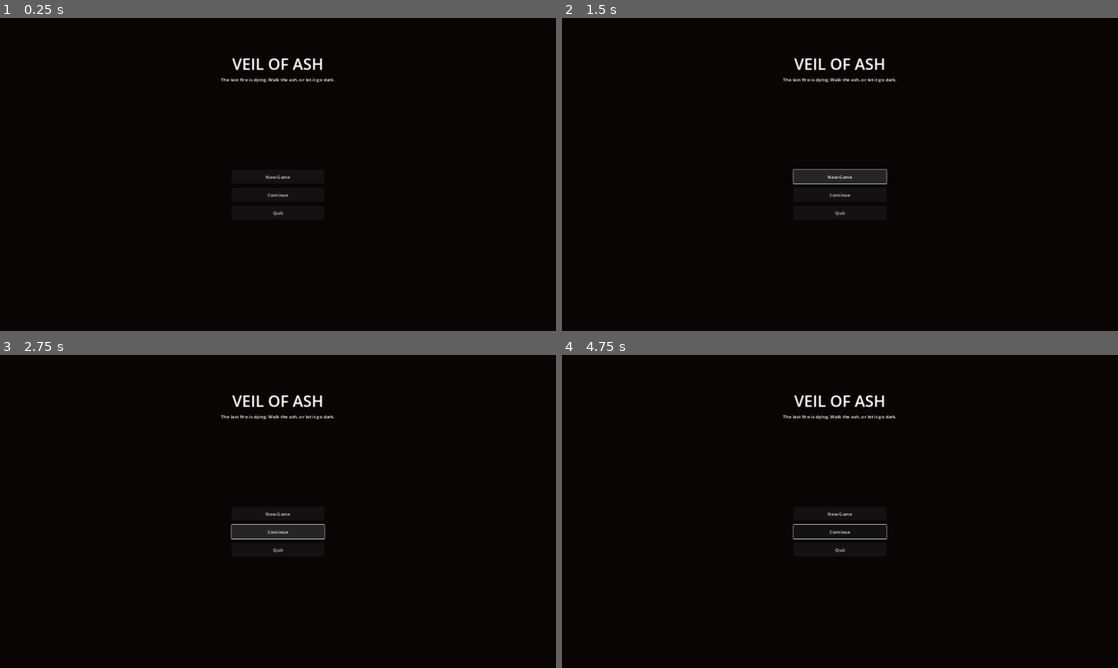
Above: before the commit, frames 1-4 (two rows, left to right).
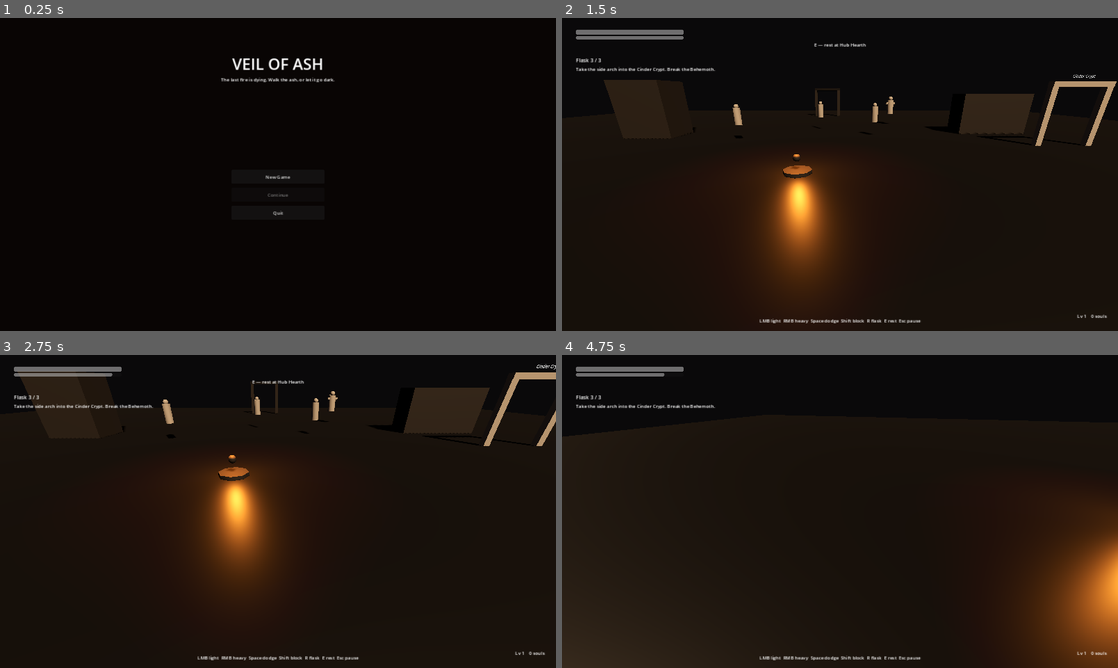
Above: after the commit, the same moments.

Repository: XalMorak/veil-of-ash
Game: Godot game, scene res://scenes/ui/title.tscn
Same seed, same stepped clock (60 frames per second), same inputs: the game is played once before the commit and once after it.
Inputs (mouse positions are in pixels of both pictures, inside the frame that each line leads up to):
- Up to frame 1 (0.25 s): no input
- Up to frame 2 (1.5 s): click "New Game" at 0.5 s; click (840, 177) at 1.25 s, where only the run before the commit has a clickable "New Game"
- Up to frame 3 (2.75 s): click (278, 530) at 2 s, where only the run before the commit has a clickable "Continue"
- Up to frame 4 (4.75 s): click (840, 530) at 2.75 s, where only the run before the commit has a clickable "Continue"; tap Enter at 3.5 s; move the mouse to (962, 495) at 3.52 s; hold D (move_right) 3.53-4.28 s; hold Shift (block) 3.53-4.28 s; move the mouse to (728, 527) at 4.27 s; hold S (move_back) from 4.28 s (still down); tap Space (dodge) at 4.35 s

The runs differ from the first frame. In frame 1, less than 0.1% of the frame differs, in the area x 48-52%, y 56-58%; in frame 2, 20%; in frame 3, 21%; in frame 4, 26%, in the area x 0-100%, y 3-100%.
Error before the commit: Invalid call. Nonexistent function 'has_save' in base 'Node (game.gd)'. (res://scripts/ui/title.gd:8)
Error after the commit: Trying to assign an array of type "Array" to a variable of type "Array[Dictionary]". (res://scripts/characters/roster.gd:19)

Commit message:
Add campaign state, stats, flask, and save/load

Diff:
--- a/scripts/autoload/game.gd
+++ b/scripts/autoload/game.gd
@@ -1,26 +1,74 @@
 extends Node
-## Global game state for Veil of Ash.
+## Global game state for Veil of Ash. Campaign, build, save.
 
 signal character_selected(id: String)
 signal player_died
 signal bonfire_rested(bonfire_id: String)
 signal souls_changed(amount: int)
 signal souls_dropped(world_pos: Vector3, amount: int)
+signal flask_changed(charges: int, maximum: int)
+signal build_changed
+signal toast_requested(text: String)
+signal pause_changed(paused: bool)
+signal objective_changed(text: String)
+
+const SAVE_PATH := "user://veil_of_ash.save"
+const HUB_PATH := "res://scenes/world/hub.tscn"
+const SELECT_PATH := "res://scenes/ui/character_select.tscn"
+const TITLE_PATH := "res://scenes/ui/title.tscn"
+const VICTORY_PATH := "res://scenes/ui/victory.tscn"
+const CRYPT_PATH := "res://scenes/world/cinder_crypt.tscn"
+const CAUSEWAY_PATH := "res://scenes/world/ash_causeway.tscn"
 
 var selected_character_id: String = "ash_warden"
 var souls: int = 0
+var level: int = 1
+var vigor: int = 10
+var endurance: int = 10
+var strength: int = 10
+var dexterity: int = 10
+var ember: int = 10
+var flask_charges: int = 3
+var flask_max: int = 3
 var last_bonfire: String = "hub_hearth"
-var last_scene: String = "res://scenes/world/hub.tscn"
+var last_scene: String = HUB_PATH
 var dropped_souls: int = 0
 var dropped_souls_pos: Vector3 = Vector3.ZERO
 var has_dropped_souls: bool = false
-
-const HUB_PATH := "res://scenes/world/hub.tscn"
-const SELECT_PATH := "res://scenes/ui/character_select.tscn"
+var flags: Dictionary = {}
+var paused: bool = false
+var objective: String = "Rest at the hearth, then enter the Cinder Crypt."
+var run_active: bool = false
+
+func new_game() -> void:
+	souls = 0
+	level = 1
+	vigor = 10
+	endurance = 10
+	strength = 10
+	dexterity = 10
+	ember = 10
+	flask_charges = 3
+	flask_max = 3
+	last_bonfire = "hub_hearth"
+	last_scene = HUB_PATH
+	dropped_souls = 0
+	has_dropped_souls = false
+	flags = {}
+	paused = false
+	objective = "Rest at the hearth, then enter the Cinder Crypt."
+	run_active = true
+	selected_character_id = "ash_warden"
+	get_tree().paused = false
+	souls_changed.emit(souls)
+	flask_changed.emit(flask_charges, flask_max)
+	objective_changed.emit(objective)
 
 func select_character(id: String) -> void:
 	selected_character_id = id
+	run_active = true
 	character_selected.emit(id)
+	save_game()
 
 func add_souls(amount: int) -> void:
 	souls += max(amount, 0)
@@ -31,6 +79,33 @@
 		return false
 	souls -= amount
 	souls_changed.emit(souls)
+	return true
+
+func level_cost() -> int:
+	return 80 + level * 40
+
+func try_level(stat: String) -> bool:
+	var cost := level_cost()
+	if not spend_souls(cost):
+		toast("Need %d souls." % cost)
+		return false
+	match stat:
+		"vigor":
+			vigor += 1
+		"endurance":
+			endurance += 1
+		"strength":
+			strength += 1
+		"dexterity":
+			dexterity += 1
+		"ember":
+			ember += 1
+		_:
+			souls += cost
+			return false
+	level += 1
+	build_changed.emit()
+	save_game()
 	return true
 
 func drop_souls_at(world_pos: Vector3) -> void:
@@ -58,13 +133,179 @@
 
 func rest_at(bonfire_id: String) -> void:
 	last_bonfire = bonfire_id
+	flask_charges = flask_max
+	flask_changed.emit(flask_charges, flask_max)
 	bonfire_rested.emit(bonfire_id)
+	save_game()
+
+func refill_flask() -> void:
+	flask_charges = flask_max
+	flask_changed.emit(flask_charges, flask_max)
+
+func try_drink() -> bool:
+	if flask_charges <= 0:
+		toast("Flask empty. Rest at a bonfire.")
+		return false
+	flask_charges -= 1
+	flask_changed.emit(flask_charges, flask_max)
+	return true
+
+func add_flask_charge() -> void:
+	flask_max += 1
+	flask_charges = flask_max
+	flask_changed.emit(flask_charges, flask_max)
+	toast("Flask shard. Charges: %d" % flask_max)
+	save_game()
 
 func mark_scene(path: String) -> void:
 	last_scene = path
 
+func has_flag(id: String) -> bool:
+	return bool(flags.get(id, false))
+
+func set_flag(id: String) -> void:
+	flags[id] = true
+
+func set_objective(text: String) -> void:
+	objective = text
+	objective_changed.emit(text)
+
+func toast(text: String) -> void:
+	toast_requested.emit(text)
+
+func toggle_pause() -> void:
+	paused = not paused
+	get_tree().paused = paused
+	Input.mouse_mode = Input.MOUSE_MODE_VISIBLE if paused else Input.MOUSE_MODE_CAPTURED
+	pause_changed.emit(paused)
+
 func enter_hub() -> void:
+	get_tree().paused = false
+	paused = false
 	get_tree().change_scene_to_file(HUB_PATH)
 
+func enter_title() -> void:
+	get_tree().paused = false
+	paused = false
+	get_tree().change_scene_to_file(TITLE_PATH)
+
 func respawn() -> void:
+	get_tree().paused = false
+	paused = false
 	get_tree().change_scene_to_file(last_scene if last_scene != "" else HUB_PATH)
+
+func reload_current() -> void:
+	get_tree().paused = false
+	paused = false
+	get_tree().reload_current_scene()
+
+func notify_kill(enemy_id: String) -> void:
+	if enemy_id == "cinder_behemoth" and not has_flag("behemoth_slain"):
+		set_flag("behemoth_slain")
+		set_objective("The ash gate is open. Cross the Causeway and extinguish the First Ember.")
+		toast("Cinder Behemoth falls. The Causeway opens.")
+		save_game()
+	elif enemy_id == "the_first_ember" and not has_flag("ember_slain"):
+		set_flag("ember_slain")
+		set_objective("The last fire is still.")
+		save_game()
+		toast("The First Ember goes dark.")
+		get_tree().create_timer(2.4).timeout.connect(func() -> void:
+			get_tree().paused = false
+			paused = false
+			get_tree().change_scene_to_file(VICTORY_PATH)
+		)
+
+func scaled_hp(base_hp: float) -> float:
+	return base_hp + float(vigor - 10) * 48.0
+
+func scaled_stamina(base_stamina: float) -> float:
+	return base_stamina + float(endurance - 10) * 6.0
+
+func damage_multiplier(weapon_class: String) -> float:
+	var stat := float(strength if weapon_class != "dual" else dexterity)
+	return 1.0 + (stat - 10.0) * 0.035 + float(ember - 10) * 0.02
+
+func apply_build(player: Node) -> void:
+	if player == null or not player.has_node("Vitality"):
+		return
+	var vitality: Vitality = player.get_node("Vitality")
+	var roster := Roster.new()
+	roster.load_from_json()
+	var data := roster.get_playable(selected_character_id)
+	vitality.max_hp = scaled_hp(float(data.hp))
+	vitality.max_stamina = scaled_stamina(data.stamina)
+	vitality.max_poise = data.poise + float(vigor - 10) * 2.0
+	var w := WeaponDB.for_character(data.starting_weapon)
+	var mult := damage_multiplier(str(w.get("class", "straight_sword")))
+	if player.has_node("Hitboxes/Light"):
+		var light: Hitbox = player.get_node("Hitboxes/Light")
+		var heavy: Hitbox = player.get_node("Hitboxes/Heavy")
+		light.damage = float(w.get("light", 110)) * mult
+		light.poise_damage = float(w.get("poise_light", 18))
+		heavy.damage = float(w.get("heavy", 175)) * mult
+		heavy.poise_damage = float(w.get("poise_heavy", 36))
+	vitality.rest_full()
+	build_changed.emit()
+
+func save_game() -> void:
+	if not run_active:
+		return
+	var payload := {
+		"character": selected_character_id,
+		"souls": souls,
+		"level": level,
+		"vigor": vigor,
+		"endurance": endurance,
+		"strength": strength,
+		"dexterity": dexterity,
+		"ember": ember,
+		"flask_charges": flask_charges,
+		"flask_max": flask_max,
+		"last_bonfire": last_bonfire,
+		"last_scene": last_scene,
+		"flags": flags,
+		"objective": objective,
+		"has_dropped_souls": has_dropped_souls,
+		"dropped_souls": dropped_souls,
+		"dropped_pos": [dropped_souls_pos.x, dropped_souls_pos.y, dropped_souls_pos.z],
+	}
+	var file := FileAccess.open(SAVE_PATH, FileAccess.WRITE)
+	if file:
+		file.store_string(JSON.stringify(payload))
+
+func has_save() -> bool:
+	return FileAccess.file_exists(SAVE_PATH)
+
+func load_game() -> bool:
+	if not has_save():
+		return false
+	var file := FileAccess.open(SAVE_PATH, FileAccess.READ)
+	if file == null:
+		return false
+	var parsed: Variant = JSON.parse_string(file.get_as_text())
+	if typeof(parsed) != TYPE_DICTIONARY:
+		return false
+	var d: Dictionary = parsed
+	selected_character_id = str(d.get("character", "ash_warden"))
+	souls = int(d.get("souls", 0))
+	level = int(d.get("level", 1))
+	vigor = int(d.get("vigor", 10))
+	endurance = int(d.get("endurance", 10))
+	strength = int(d.get("strength", 10))
+	dexterity = int(d.get("dexterity", 10))
+	ember = int(d.get("ember", 10))
+	flask_charges = int(d.get("flask_charges", 3))
+	flask_max = int(d.get("flask_max", 3))
+	last_bonfire = str(d.get("last_bonfire", "hub_hearth"))
+	last_scene = str(d.get("last_scene", HUB_PATH))
+	flags = d.get("flags", {})
+	objective = str(d.get("objective", objective))
+	has_dropped_souls = bool(d.get("has_dropped_souls", false))
+	dropped_souls = int(d.get("dropped_souls", 0))
+	var pos: Array = d.get("dropped_pos", [0, 0, 0])
+	dropped_souls_pos = Vector3(float(pos[0]), float(pos[1]), float(pos[2]))
+	run_active = true
+	paused = false
+	get_tree().paused = false
+	return true
